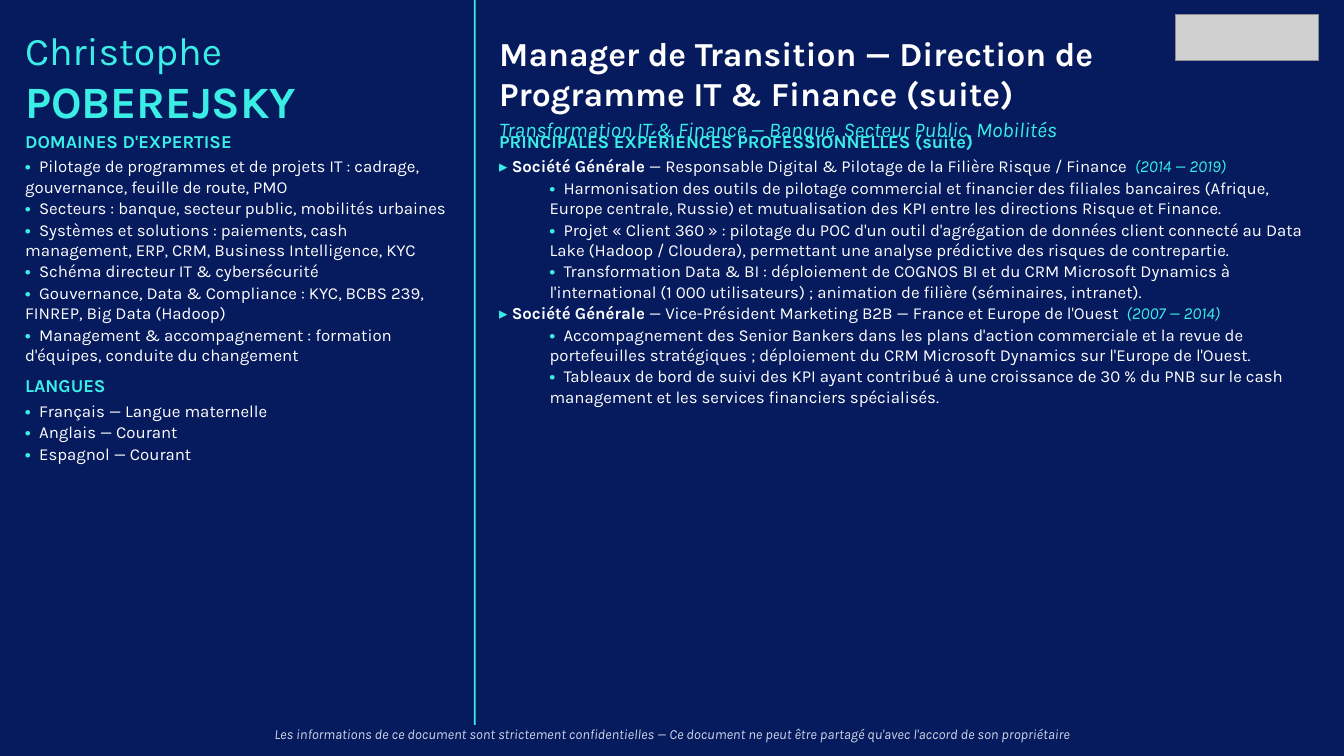
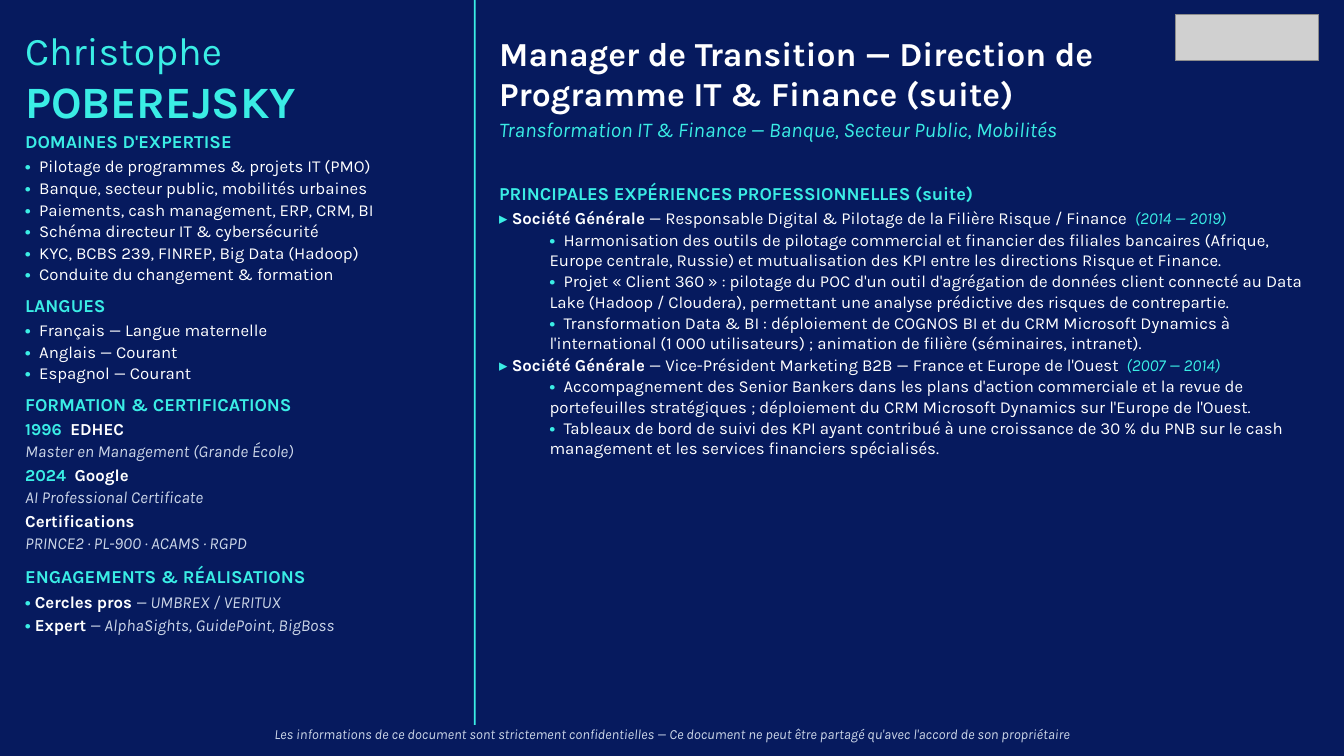
Before and after one commit to insidebankingfrance-rgb/G-n-rateur-de-CV, a slide deck: slide 4 of outputs/C.P._transition_management.pptx. Drawn at 1344x756 pixels with LibreOffice and Linux fonts; fonts in the diff are those of the drawing; grey boxes stand for pictures. Boxes give left, top, right and bottom in pixels: in the first picture for what was removed or moved away, otherwise in the second. Text is boxed around its words. In the diff, an @@ line names an element or a change of style, - is before the commit and + after.

```diff
--- a/outputs/C.P._transition_management.pptx
+++ b/outputs/C.P._transition_management.pptx
@@ text at bbox=[39, 160, 373, 220]: text changed @@
-• Pilotage de programmes et de projets IT : cadrage, gouvernance, feuille de route, PMO
-• Secteurs : banque, secteur public, mobilités urbaines
-• Systèmes et solutions : paiements, cash management, ERP, CRM, Business Intelligence, KYC
+• Pilotage de programmes & projets IT (PMO)
+• Banque, secteur public, mobilités urbaines
+• Paiements, cash management, ERP, CRM, BI
@@ text "PRINCIPALES EXPÉRIENCES PROFESSIONNELLES (suite)": place and size @@
-text "PRINCIPALES EXPÉRIENCES PROFESSIONNELLES (suite)" at bbox=[499, 131, 1302, 407]
+text "PRINCIPALES EXPÉRIENCES PROFESSIONNELLES (suite)" at bbox=[499, 183, 1302, 458]
@@ text at bbox=[39, 247, 358, 284]: text changed @@
-• Gouvernance, Data & Compliance : KYC, BCBS 239, FINREP, Big Data (Hadoop)
-• Management & accompagnement : formation d'équipes, conduite du changement
+• KYC, BCBS 239, FINREP, Big Data (Hadoop)
+• Conduite du changement & formation
@@ text at bbox=[25, 399, 334, 635]: paragraphs added @@
+FORMATION & CERTIFICATIONS
+1996 EDHEC
+Master en Management (Grande École)
+2024 Google
+AI Professional Certificate
+Certifications
+PRINCE2 · PL-900 · ACAMS · RGPD
+ENGAGEMENTS & RÉALISATIONS
+• Cercles pros — UMBREX / VERITUX
+• Expert — AlphaSights, GuidePoint, BigBoss
```
Also in this commit, not shown: 4 other slides changed, 6 other files.
